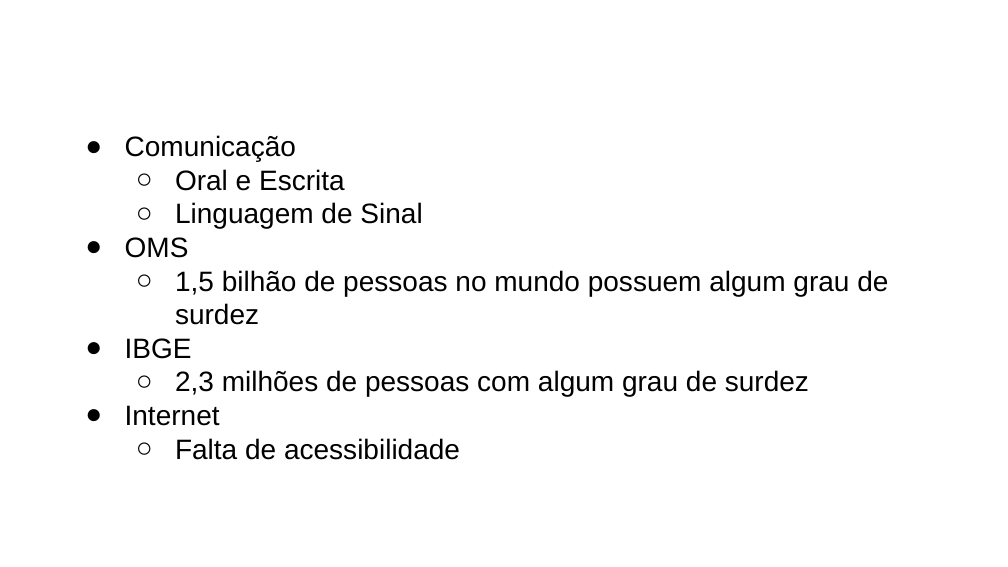
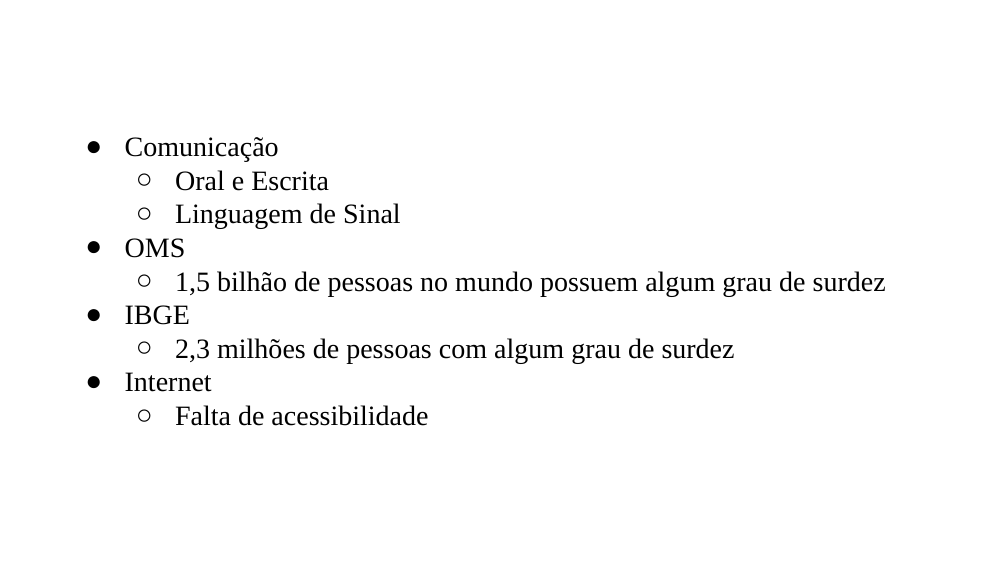
Before and after one commit to NicolasSuzuki/Sing-Language-Translate, a slide deck: slide 2 of Cópia de presentation_template_WIA.pptx. Drawn at 1008x567 pixels with LibreOffice and Linux fonts; fonts in the diff are those of the drawing; background and template pictures are left out. Boxes give left, top, right and bottom in pixels: in the first picture for what was removed or moved away, otherwise in the second. Text is boxed around its words. In the diff, an @@ line names an element or a change of style, - is before the commit and + after.

```diff
--- a/Cópia de presentation_template_WIA.pptx
+++ b/Cópia de presentation_template_WIA.pptx
@@ text "Comunicação" at (x1=125, y1=137, x2=886, y2=426): font Arial to Times New Roman @@
```
Also in this commit, not shown: 6 other slides changed, 2 slides added, 4 slides removed.
